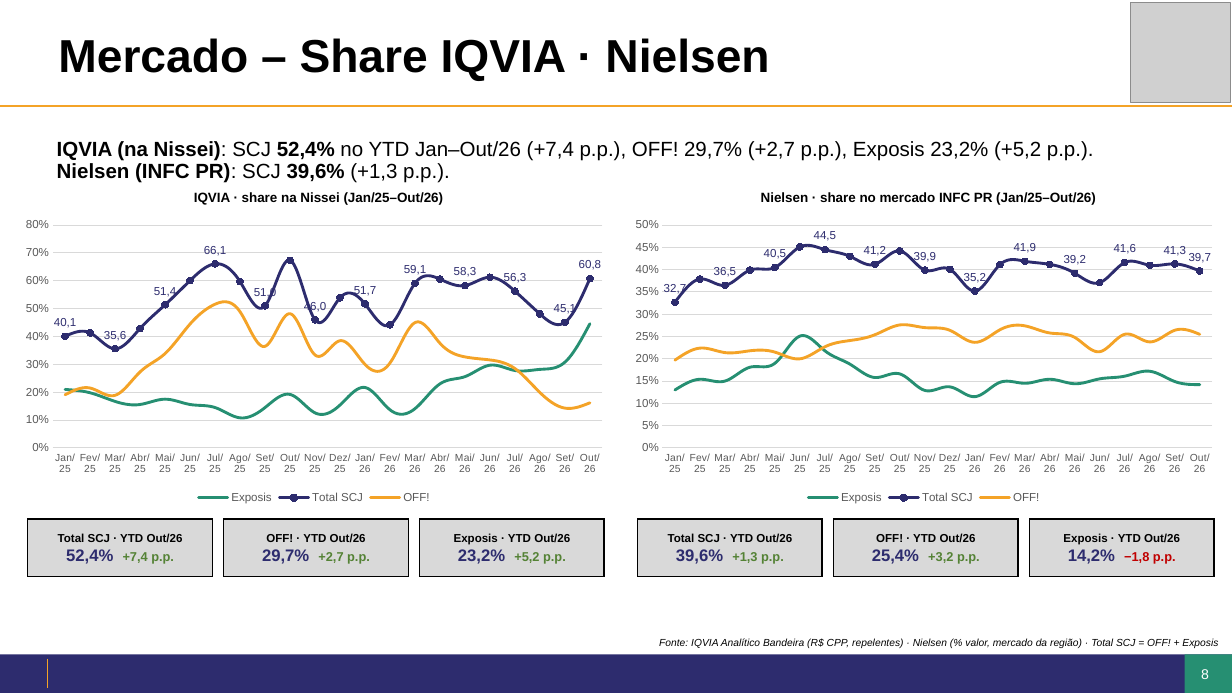
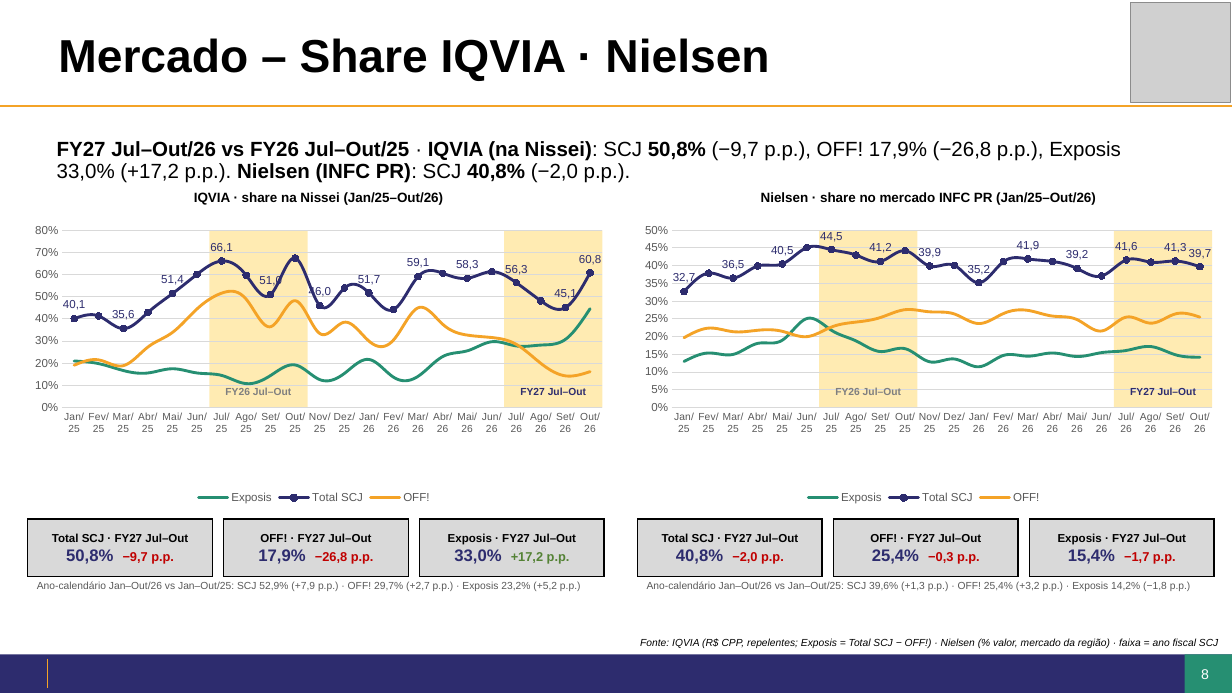
Before and after one commit to giovanoanjos27-del/Dashboard-Farma-sul, a slide deck: slide 8 of jbp/JBP2027_Nissei_Jhonatam.pptx. Drawn at 1232x693 pixels with LibreOffice and Linux fonts; fonts in the diff are those of the drawing; grey boxes stand for pictures; background and template pictures are left out. Boxes give left, top, right and bottom in pixels: in the first picture for what was removed or moved away, otherwise in the second. Text is boxed around its words. In the diff, an @@ line names an element or a change of style, - is before the commit and + after.

```diff
--- a/jbp/JBP2027_Nissei_Jhonatam.pptx
+++ b/jbp/JBP2027_Nissei_Jhonatam.pptx
@@ text at box(57, 141, 1121, 183): text changed @@
-IQVIA (na Nissei): SCJ 52,4% no YTD Jan–Out/26 (+7,4 p.p.), OFF! 29,7% (+2,7 p.p.), Exposis 23,2% (+5,2 p.p.). Nielsen (INFC PR): SCJ 39,6% (+1,3 p.p.).
+FY27 Jul–Out/26 vs FY26 Jul–Out/25 · IQVIA (na Nissei): SCJ 50,8% (−9,7 p.p.), OFF! 17,9% (−26,8 p.p.), Exposis 33,0% (+17,2 p.p.). Nielsen (INFC PR): SCJ 40,8% (−2,0 p.p.).
@@ line chart at box(14, 213, 615, 508) @@
@@ background changed @@
@@ plot area changed @@
@@ rectangle added at box(210, 230, 308, 408), fill #FFC000 at 30% opacity @@
@@ rectangle added at box(505, 230, 603, 408), fill #FFC000 at 30% opacity @@
@@ line chart at box(624, 213, 1225, 508) @@
@@ background changed @@
@@ plot area changed @@
@@ rectangle added at box(820, 230, 918, 408), fill #FFC000 at 30% opacity @@
@@ rectangle added at box(1115, 230, 1213, 408), fill #FFC000 at 30% opacity @@
@@ text added at box(225, 387, 291, 395), 8 pt, text #7F7F7F, bold @@
+FY26 Jul–Out
@@ text added at box(520, 387, 586, 395), 8 pt, text #2D2C6E, bold @@
+FY27 Jul–Out
@@ text added at box(835, 387, 901, 395), 8 pt, text #7F7F7F, bold @@
+FY26 Jul–Out
@@ text added at box(1130, 387, 1196, 395), 8 pt, text #2D2C6E, bold @@
+FY27 Jul–Out
@@ text in rectangle at box(52, 533, 188, 564): text changed @@
-Total SCJ · YTD Out/26
-52,4% +7,4 p.p.
+Total SCJ · FY27 Jul–Out
+50,8% −9,7 p.p.
@@ text in rectangle at box(258, 533, 374, 564): text changed @@
-OFF! · YTD Out/26
-29,7% +2,7 p.p.
+OFF! · FY27 Jul–Out
+17,9% −26,8 p.p.
@@ rectangle "Exposis · FY27 Jul–Out": place and size @@
-rectangle "Exposis · FY27 Jul–Out" at box(1030, 519, 1214, 577)
+rectangle "Exposis · FY27 Jul–Out" at box(420, 519, 604, 577)
@@ rectangle removed at box(420, 519, 604, 577) @@
-Exposis · YTD Out/26
-23,2% +5,2 p.p.
@@ text in rectangle at box(448, 533, 576, 564): text changed @@
-Exposis · YTD Out/26
-14,2% −1,8 p.p.
+Exposis · FY27 Jul–Out
+33,0% +17,2 p.p.
@@ text in rectangle at box(662, 533, 798, 564): text changed @@
-Total SCJ · YTD Out/26
-39,6% +1,3 p.p.
+Total SCJ · FY27 Jul–Out
+40,8% −2,0 p.p.
@@ text in rectangle at box(870, 533, 981, 564): text changed @@
-OFF! · YTD Out/26
-25,4% +3,2 p.p.
+OFF! · FY27 Jul–Out
+25,4% −0,3 p.p.
@@ rectangle added at box(1030, 519, 1214, 577), fill #D9D9D9, outline #000000 1.25 pt, 9 pt, text #000000, bold @@
+Exposis · FY27 Jul–Out
+15,4% −1,7 p.p.
@@ text added at box(37, 581, 581, 591), 8 pt, text #595959 @@
+Ano-calendário Jan–Out/26 vs Jan–Out/25: SCJ 52,9% (+7,9 p.p.) · OFF! 29,7% (+2,7 p.p.) · Exposis 23,2% (+5,2 p.p.)
@@ text added at box(647, 581, 1191, 591), 8 pt, text #595959 @@
+Ano-calendário Jan–Out/26 vs Jan–Out/25: SCJ 39,6% (+1,3 p.p.) · OFF! 25,4% (+3,2 p.p.) · Exposis 14,2% (−1,8 p.p.)
@@ text at box(640, 639, 1218, 648): text changed @@
-Fonte: IQVIA Analítico Bandeira (R$ CPP, repelentes) · Nielsen (% valor, mercado da região) · Total SCJ = OFF! + Exposis
+Fonte: IQVIA (R$ CPP, repelentes; Exposis = Total SCJ − OFF!) · Nielsen (% valor, mercado da região) · faixa = ano fiscal SCJ
```
Also in this commit, not shown: 10 other files.
